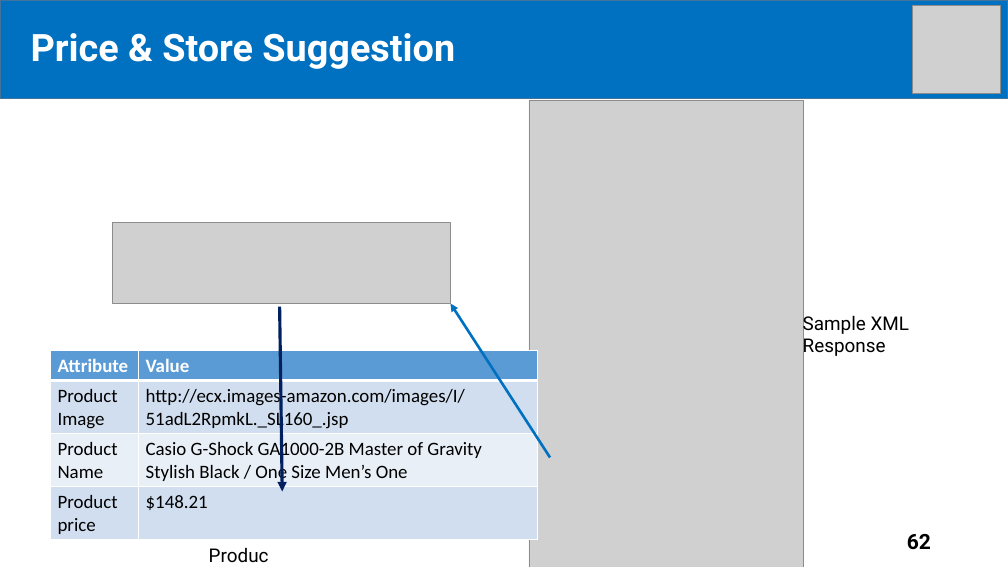
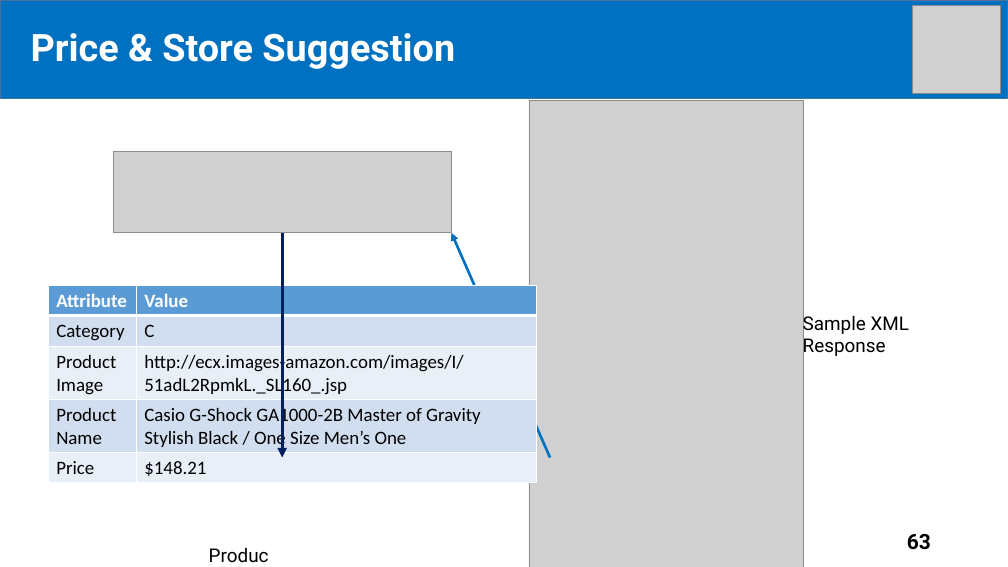
Before and after one commit to tiendan3108/CP, a slide deck: slide 63 of Source/Presentation/PreFinalPresentation.pptx (slide 62 before the commit). Drawn at 1008x567 pixels with LibreOffice and Linux fonts; fonts in the diff are those of the drawing; grey boxes stand for pictures. Boxes give left, top, right and bottom in pixels: in the first picture for what was removed or moved away, otherwise in the second. Text is boxed around its words. In the diff, an @@ line names an element or a change of style, - is before the commit and + after.

```diff
--- a/Source/Presentation/PreFinalPresentation.pptx
+++ b/Source/Presentation/PreFinalPresentation.pptx
@@ picture: place and size @@
-picture at <box>112,222,451,303</box>
+picture at <box>113,151,452,232</box>
@@ arrow moved from (280, 307) - (282, 492) to (282, 233) - (282, 457) @@
@@ arrow moved from (551, 457) - (451, 304) to (551, 457) - (451, 233) @@
@@ table at <box>48,286,537,483</box> @@
+row 2: Category | C
-row 5, column 1: Product price
+row 5, column 1: Price
@@ table: place and size @@
-table at <box>50,350,538,539</box>
+table at <box>48,286,537,483</box>
@@ page number at <box>907,534,931,550</box>: text changed @@
-62
+63
```
Also in this commit, not shown: 16 other slides changed, 5 slides added.
